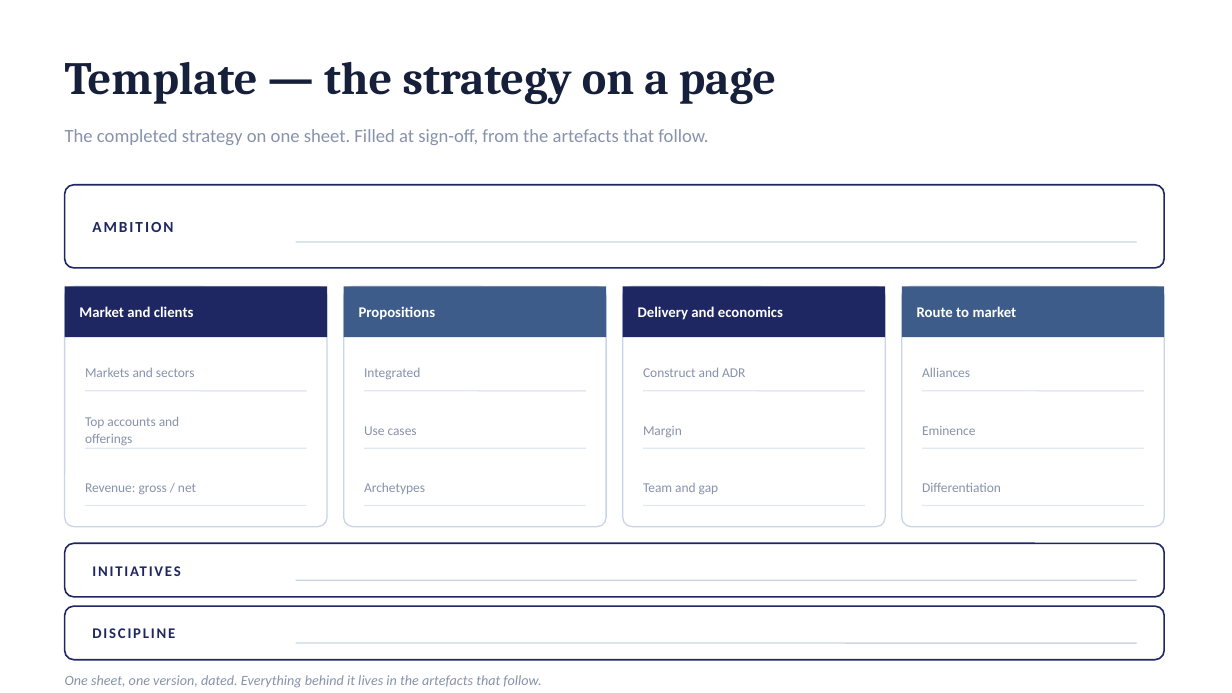
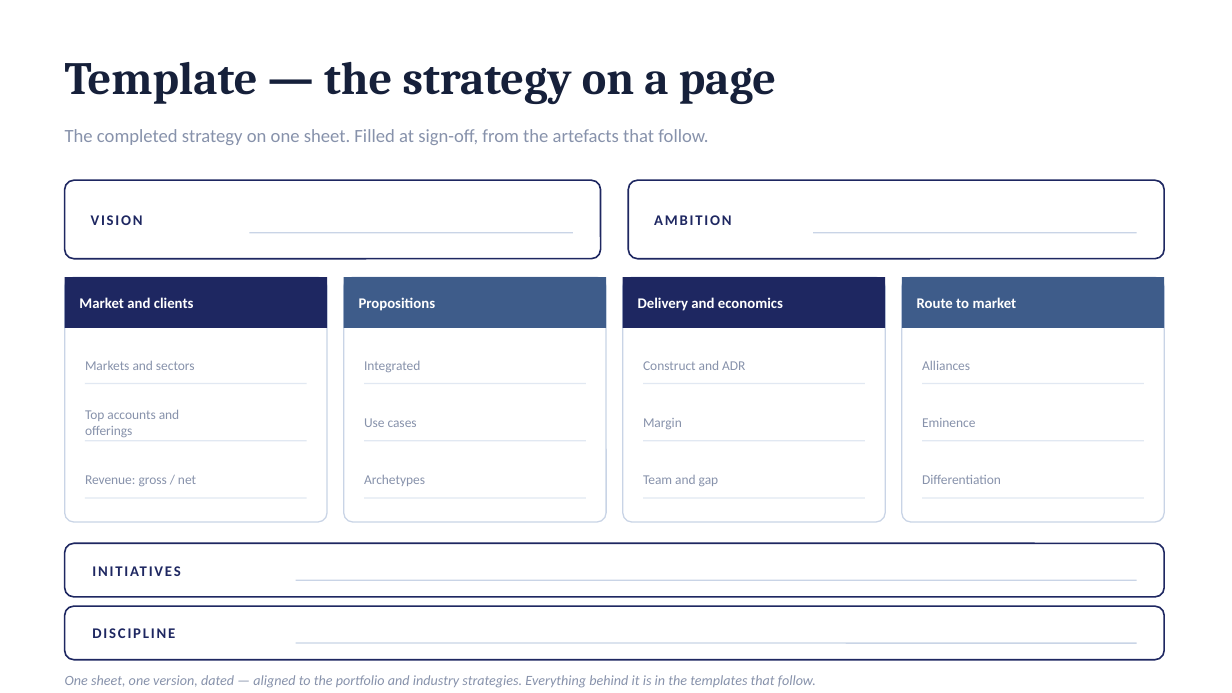
Before and after one commit to dhajjar-cyber/bae, a slide deck: slide 32 of FSI strategy/EAI&D-FSI-Strategy-Development-Plan.pptx (slide 33 before the commit). Drawn at 1232x693 pixels with LibreOffice and Linux fonts; fonts in the diff are those of the drawing. Boxes give left, top, right and bottom in pixels: in the first picture for what was removed or moved away, otherwise in the second. Text is boxed around its words. In the diff, an @@ line names an element or a change of style, - is before the commit and + after.

```diff
--- a/FSI strategy/EAI&D-FSI-Strategy-Development-Plan.pptx
+++ b/FSI strategy/EAI&D-FSI-Strategy-Development-Plan.pptx
@@ rounded rectangle: place and size @@
-rounded rectangle at [65,185,1165,268]
+rounded rectangle at [65,180,601,259]
@@ rounded rectangle at [65,180,601,259]: proportions changed @@
@@ rounded rectangle added at [628,180,1165,259], fill #FFFFFF, outline #1E2761 1.25 pt @@
@@ text "AMBITION": place and size @@
-text "AMBITION" at [92,222,173,232]
+text "AMBITION" at [654,215,732,225]
@@ text "AMBITION" at [654,215,732,225]: size 12 to 11.5 pt, letter spacing 1.5 to 1.4 pt @@
@@ text added at [91,215,143,225], 11.5 pt, text #1E2761, bold @@
+VISION
@@ line added from (250, 233) to (573, 233), #C9D4E6 1 pt @@
@@ line added from (813, 233) to (1137, 233), #C9D4E6 1 pt @@
@@ line removed from (296, 242) to (1137, 242) @@
@@ rounded rectangle: place and size @@
-rounded rectangle at [65,287,327,527]
+rounded rectangle at [65,277,327,522]
@@ rounded rectangle: place and size @@
-rounded rectangle at [344,287,606,527]
+rounded rectangle at [344,277,606,522]
@@ rounded rectangle: place and size @@
-rounded rectangle at [623,287,885,527]
+rounded rectangle at [623,277,885,522]
@@ 8 texts, 4 lines, 4 rectangles: place and size @@
-8 texts, 4 lines, 4 rectangles at [65,287,1165,506]
+8 texts, 4 lines, 4 rectangles at [65,277,1165,498]
@@ rounded rectangle: place and size @@
-rounded rectangle at [902,287,1165,527]
+rounded rectangle at [902,277,1165,522]
@@ 8 texts, 8 lines: place and size @@
-8 texts, 8 lines at [85,391,1144,494]
+8 texts, 8 lines at [85,384,1144,486]
@@ text at [65,675,816,688]: text changed @@
-One sheet, one version, dated. Everything behind it lives in the artefacts that follow.
+One sheet, one version, dated — aligned to the portfolio and industry strategies. Everything behind it is in the templates that follow.
```
Also in this commit, not shown: 3 other slides changed, 2 slides added, 1 slide removed, 2 other files.
